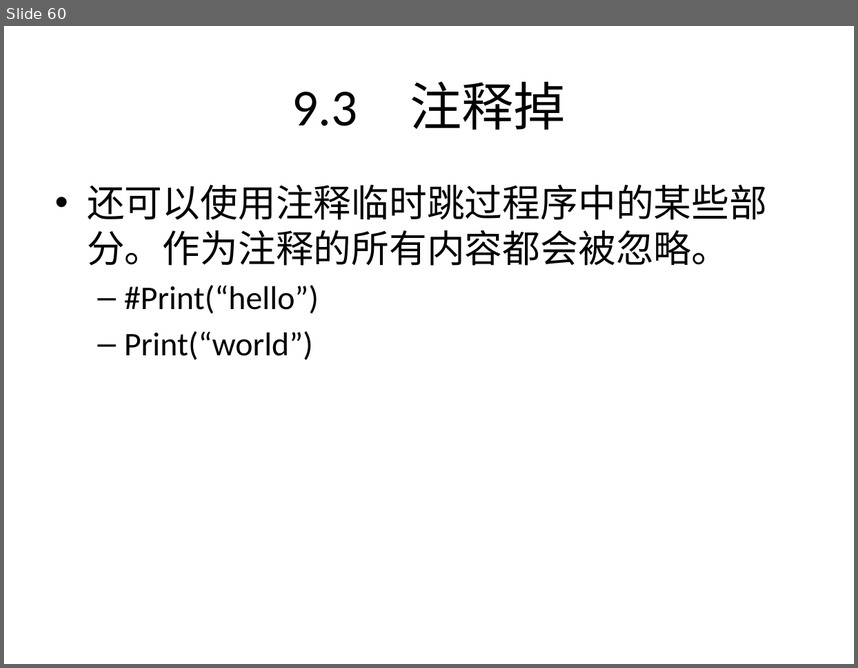
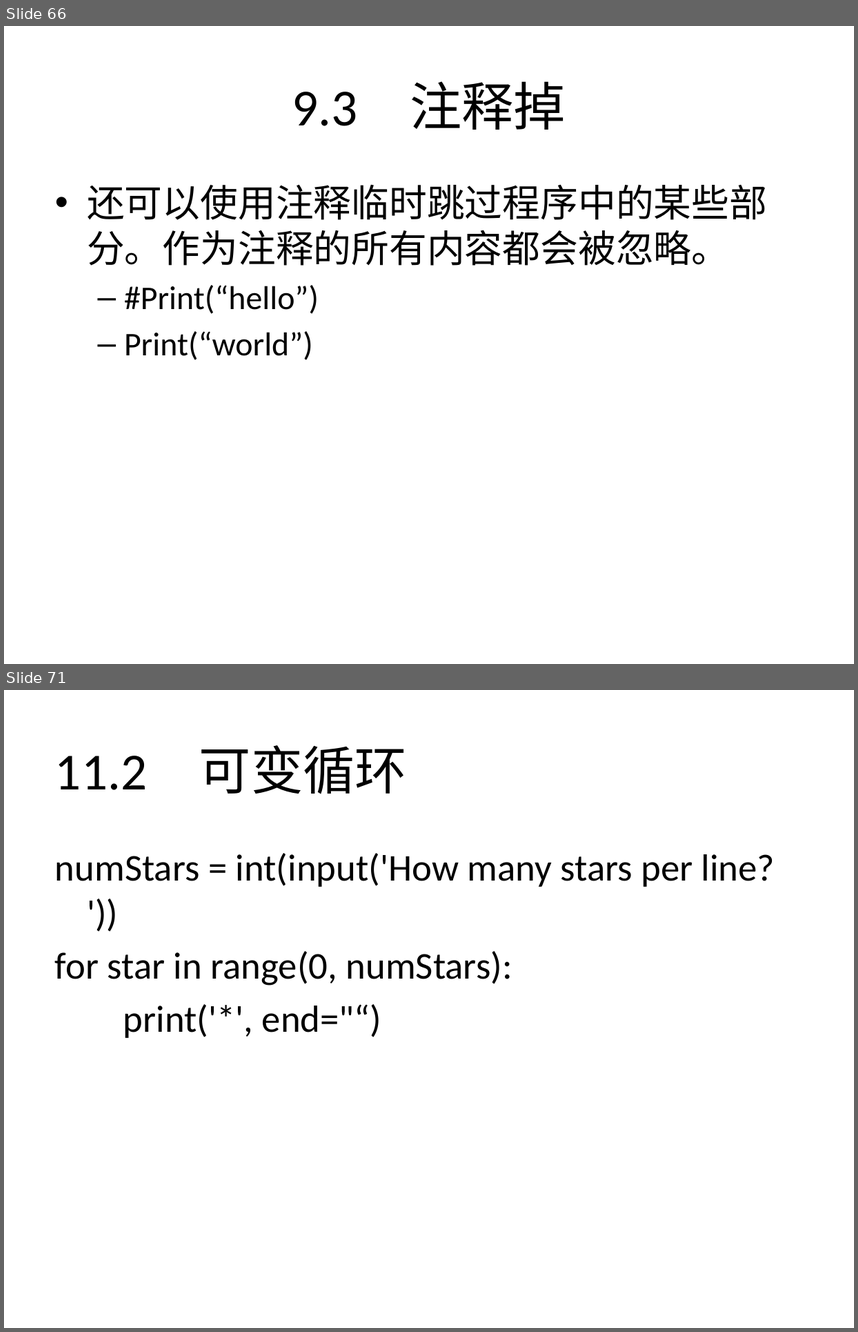
Before and after one commit to zhinan18/Python3, a slide deck: readme/Python3.pptx. Shown one above the other, each under a label of ours: slide 60 before the commit, slides 66 and 71 after it; the slides between them are not shown. The pictures are 858x668 and 858x1332 pixels, drawn with LibreOffice and Linux fonts; fonts in the diff are those of the drawing. Boxes give left, top, right and bottom in pixels: in the first picture for what was removed or moved away, otherwise in the second. Text is boxed around its words. In the diff, an @@ line names an element or a change of style, - is before the commit and + after.

```diff
--- a/readme/Python3.pptx
+++ b/readme/Python3.pptx
@@ slide 71 added at box(4, 690, 854, 1328), background #FFFFFF @@
@@ title added at box(55, 745, 407, 794), 44 pt, text #000000 @@
+11.2 可变循环
@@ text added at box(55, 853, 775, 1038), 32 pt, text #000000 @@
+numStars = int(input('How many stars per line? '))
+for star in range(0, numStars):
+print('*', end="“)
@@ what was slide 60 is now slide 66 @@
```
Also in this commit, not shown: 1 slide changed, 16 other slides added, 10 other files.
